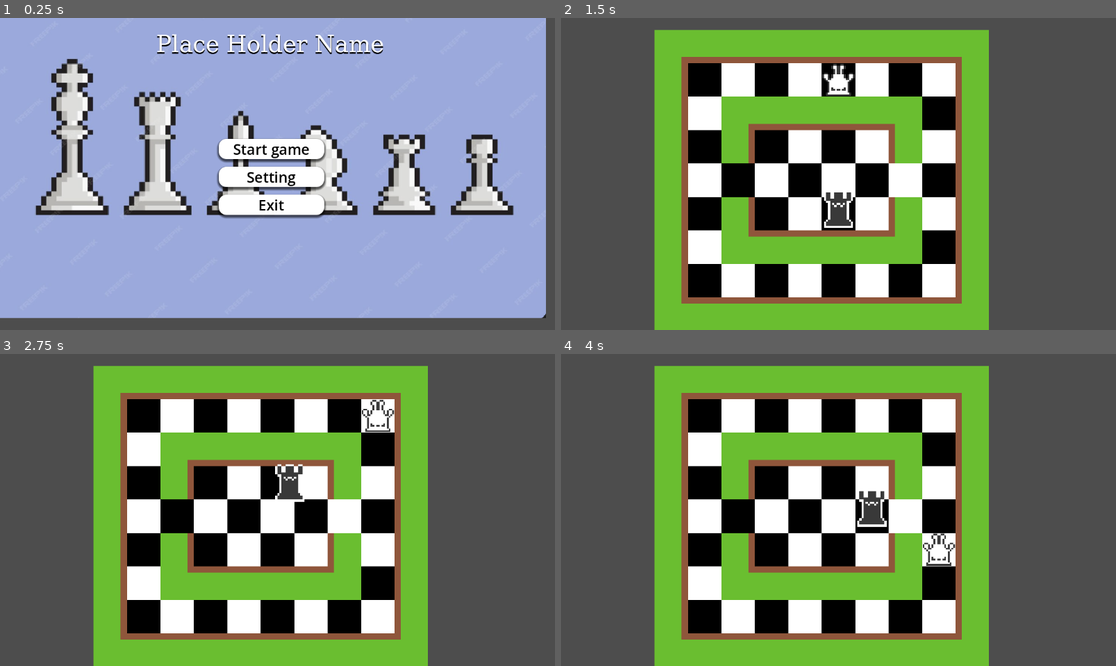
Above: before the commit, frames 1-4 (two rows, left to right).
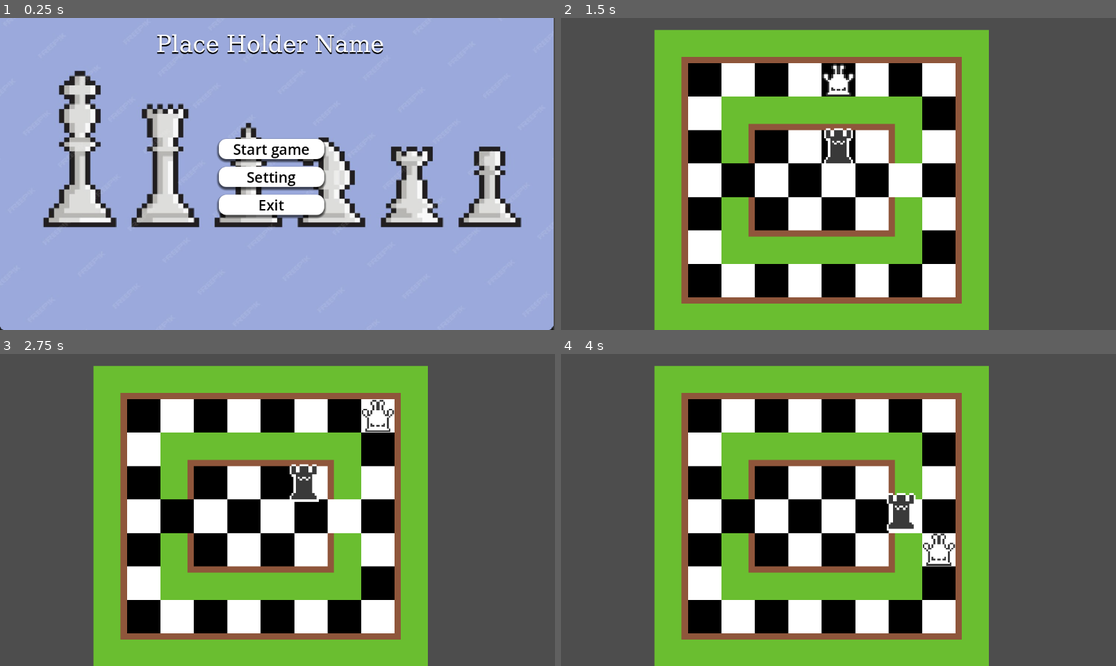
Above: after the commit, the same moments.

Repository: david2343shvetz-oss/ChessProjDavidAndBarra
Game: Godot game, scene res://scenes/main_menu.tscn
Two runs of this game, one before a commit and one after it. Both use one fixed random seed, a clock stepped at 60 frames per second and the inputs below.
Inputs:
- Up to frame 1 (0.25 s): no input
- Up to frame 2 (1.5 s): click "Start game" at 0.5 s; click "Lv 1" at 1.25 s
- Up to frame 3 (2.75 s): hold Right (right) from 2.03 s (still down)
- Up to frame 4 (4 s): release Right (right) at 2.78 s; hold Down (down) 2.78-3.53 s; hold Right (right) from 3.53 s (still down)

The runs differ from the first frame. In frame 1, 19% of the frame differs, in the area x 0-100%, y 0-100%; in frame 2, 1.0%; in frame 3, 0.7%; in frame 4, 0.9%.

Commit message:
better ai but still shitty, ai rework needed

Diff:
--- a/scenes/LV1.tscn
+++ b/scenes/LV1.tscn
@@ -48,5 +48,5 @@
 [node name="Enemies" type="Node" parent="." unique_id=1115281240]
 
 [node name="Enemy" parent="Enemies" unique_id=1872568917 instance=ExtResource("3_dbi3d")]
-position = Vector2(88, 87)
-enemy_type = 1
+position = Vector2(88, 54)
+enemy_type = 4
--- a/scenes/LV2.tscn
+++ b/scenes/LV2.tscn
@@ -50,4 +50,4 @@
 
 [node name="Enemy" parent="Enemies" unique_id=1872568917 instance=ExtResource("3_mtyvp")]
 position = Vector2(88, 40)
-enemy_type = 2
+enemy_type = 1
--- a/scenes/levels_menu.tscn
+++ b/scenes/levels_menu.tscn
@@ -55,6 +55,7 @@
 
 [node name="Button" type="Button" parent="BoxContainer" unique_id=1676303123]
 layout_mode = 2
+size_flags_horizontal = 3
 theme_override_colors/font_color = Color(0, 0, 0, 1)
 theme_override_colors/font_focus_color = Color(0, 0, 0, 1)
 theme_override_colors/font_pressed_color = Color(0, 0, 0, 1)
@@ -71,6 +72,7 @@
 
 [node name="Button2" type="Button" parent="BoxContainer" unique_id=723919608]
 layout_mode = 2
+size_flags_horizontal = 3
 theme_override_colors/font_color = Color(0, 0, 0, 1)
 theme_override_colors/font_focus_color = Color(0, 0, 0, 1)
 theme_override_colors/font_pressed_color = Color(0, 0, 0, 1)
@@ -87,6 +89,7 @@
 
 [node name="Button3" type="Button" parent="BoxContainer" unique_id=887865182]
 layout_mode = 2
+size_flags_horizontal = 3
 theme_override_colors/font_color = Color(0, 0, 0, 1)
 theme_override_colors/font_focus_color = Color(0, 0, 0, 1)
 theme_override_colors/font_pressed_color = Color(0, 0, 0, 1)
@@ -103,6 +106,7 @@
 
 [node name="Button4" type="Button" parent="BoxContainer" unique_id=509267640]
 layout_mode = 2
+size_flags_horizontal = 3
 theme_override_colors/font_color = Color(0, 0, 0, 1)
 theme_override_colors/font_focus_color = Color(0, 0, 0, 1)
 theme_override_colors/font_pressed_color = Color(0, 0, 0, 1)
@@ -119,6 +123,7 @@
 
 [node name="Button5" type="Button" parent="BoxContainer" unique_id=1849287582]
 layout_mode = 2
+size_flags_horizontal = 3
 theme_override_colors/font_color = Color(0, 0, 0, 1)
 theme_override_colors/font_focus_color = Color(0, 0, 0, 1)
 theme_override_colors/font_pressed_color = Color(0, 0, 0, 1)
--- a/scenes/main_menu.tscn
+++ b/scenes/main_menu.tscn
@@ -72,10 +72,10 @@
 anchors_preset = 15
 anchor_right = 1.0
 anchor_bottom = 1.0
-offset_left = -4.0
-offset_top = -32.0
-offset_right = -4.0
-offset_bottom = -32.0
+offset_left = 12.0
+offset_top = -7.0
+offset_right = 12.0
+offset_bottom = -7.0
 grow_horizontal = 2
 grow_vertical = 2
 theme_override_styles/panel = SubResource("StyleBoxTexture_vue75")
--- a/scenes/player.tscn
+++ b/scenes/player.tscn
@@ -15,7 +15,7 @@
 }]
 
 [sub_resource type="RectangleShape2D" id="RectangleShape2D_g2els"]
-size = Vector2(12, 16)
+size = Vector2(6, 8)
 
 [node name="Player" type="CharacterBody2D" unique_id=351367839]
 script = ExtResource("1_g2els")
@@ -26,5 +26,8 @@
 sprite_frames = SubResource("SpriteFrames_qhqgy")
 animation = &"new_animation"
 
-[node name="CollisionShape2D" type="CollisionShape2D" parent="." unique_id=2088363048]
+[node name="Area2D" type="Area2D" parent="." unique_id=1552140639]
+
+[node name="CollisionShape2D" type="CollisionShape2D" parent="Area2D" unique_id=2088363048]
+position = Vector2(0, 2)
 shape = SubResource("RectangleShape2D_g2els")
--- a/scripts/enemy.gd
+++ b/scripts/enemy.gd
@@ -113,35 +113,78 @@
 # =========================================================
 func get_path_to_player(available_directions):
 	var path = []
-	var current = grid_position
-
-	while current != player.grid_position:
-		var best_dir = Vector2i.ZERO
-		var best_pos = current
-
-		for dir in available_directions:
-			var result = get_target(current, dir, 1)
+	var path_position = grid_position
+	var last_position = grid_position
+
+	while path_position != player.grid_position:
+		var best_score = get_distance_to_player(path_position)
+		var best_direction = Vector2i.ZERO
+		var best_target = path_position
+		var i = 0
+		for direction in available_directions:
+			print(i)
+			var result = get_target(path_position, direction, 1)
 			if not result.success:
 				continue
 
 			var new_pos = result.target
-
-			if get_distance_to_player(new_pos) < get_distance_to_player(best_pos):
-				best_pos = new_pos
-				best_dir = dir
-
-		if best_dir == Vector2i.ZERO:
+			var score = get_distance_to_player(new_pos)
+
+			# Avoid going back
+			if new_pos == last_position:
+				score += 20
+
+			# Avoid invalid direction
+			if direction == Vector2i.ZERO:
+				score += 50
+
+			# Penalize wall situations
+			if is_stuck_on_wall():
+				score += 100
+				print("stuck")
+				#print(score)
+				#print(best_score)
+			if score < best_score:
+				best_score = score
+				best_direction = direction
+				best_target = new_pos
+			i +=1
+		# No valid move → stop
+		if best_direction == Vector2i.ZERO:
 			break
-		print(best_dir)
-		path.append(best_dir)
-		current = best_pos
-	print(path)
+
+		path.append(best_direction)
+		print("Added")
+		i = 0
+		last_position = path_position
+		path_position = best_target
+
 	return path
 
 
 # =========================================================
 # ENEMY MOVE RULES
 # =========================================================
+func is_stuck_on_wall() -> bool:
+	var second_result
+	var directions = [
+		Vector2i(1, 0),   # right
+		Vector2i(1, 1),   # down-right
+		Vector2i(0, 1),   # down
+		Vector2i(-1, 1),  # down-left
+		Vector2i(-1, 0),  # left
+		Vector2i(-1, -1), # up-left
+		Vector2i(0, -1),  # up
+		Vector2i(1, -1)   # up-right
+	]
+	for direction in directions:
+		var result = get_target(grid_position, direction, 1)
+		if not result.success:
+			second_result = get_target(result.target, direction, 1)
+			if second_result.target == player.grid_position:
+				return true
+	return false
+
 func get_directions_for_type():
 	match enemy_type:
 
@@ -191,7 +234,27 @@
 				Vector2i(0, -1)
 			]
 
-
+func is_near_wall(pos: Vector2i) -> bool:
+	var directions = [
+		Vector2i(1, 0),
+		Vector2i(-1, 0),
+		Vector2i(0, 1),
+		Vector2i(0, -1)
+	]
+
+	for dir in directions:
+		var check = pos + dir
+
+		if check.x < 0 or check.y < 0:
+			return true
+
+		if check.x >= grid.size() or check.y >= grid[0].size():
+			return true
+
+		if grid[check.x][check.y] == true:
+			return true
+
+	return false
 # =========================================================
 # SLIDING PIECES OPTIMIZATION
 # =========================================================
@@ -279,15 +342,15 @@
 	var target = origin + direction * distance
 
 	if grid.is_empty():
-		return {"success": false}
+		return {"success": false, "target": target}
 
 	if target.x < 0 or target.y < 0:
-		return {"success": false}
+		return {"success": false, "target": target}
 
 	if target.x >= grid.size() or target.y >= grid[0].size():
-		return {"success": false}
+		return {"success": false, "target": target}
 
 	if grid[target.x][target.y]:
-		return {"success": false}
+		return {"success": false, "target": target}
 
 	return {"success": true, "target": target}
--- a/scripts/player.gd
+++ b/scripts/player.gd
@@ -11,18 +11,21 @@
 # =========================
 var tile_map: TileMap
 @onready var enemy: CharacterBody2D = $"../Enemies/Enemy"
-
+@onready var area = $Area2D
 # =========================
 # STATE
 # =========================
 var can_move := true
 var grid_position: Vector2i
 var grid = []
+var is_dead = false
 
 # =========================
 # INITIALIZATION
 # =========================
 func _ready():
+	# intialize collision with enemy
+	area.body_entered.connect(_on_area_2d_body_entered)
 	tile_map = get_tree().get_first_node_in_group("tilemap")
 
 	if tile_map == null:
@@ -90,6 +93,7 @@
 	if Input.is_action_pressed("up"):
 		direction.y -= 1
 
+
 	# move to input direction
 	if direction != Vector2i.ZERO:
 		move_step(direction)
@@ -110,9 +114,6 @@
 		return
 
 	move_player(target)
-	if grid_position == enemy.grid_position:
-		print("you died")
-		get_tree().change_scene_to_file("res://scenes/levels_menu.tscn")
 # =========================
 # ACTUAL MOVEMENT
 # =========================
@@ -134,3 +135,16 @@
 
 	await tween.finished
 	can_move = true
+# =========================
+# HELPER FUNCS
+# =========================
+func _on_area_2d_body_entered(body):
+	if body == enemy and not is_dead:
+		# body.call_deferred()
+		die()
+func die():
+	if is_dead:
+		return
+	is_dead = true
+	print("You died")
+	get_tree().call_deferred("change_scene_to_file", "res://scenes/levels_menu.tscn")
